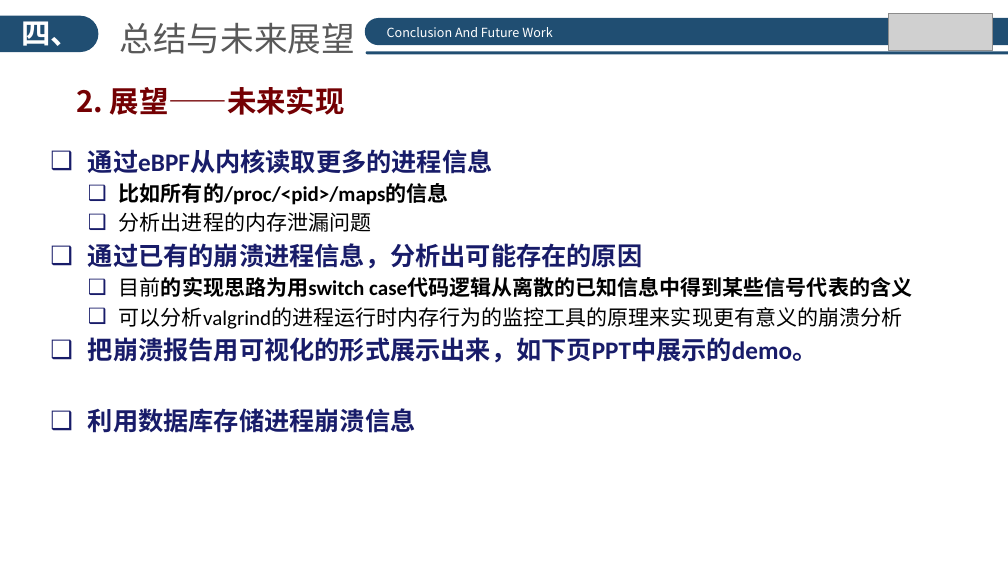
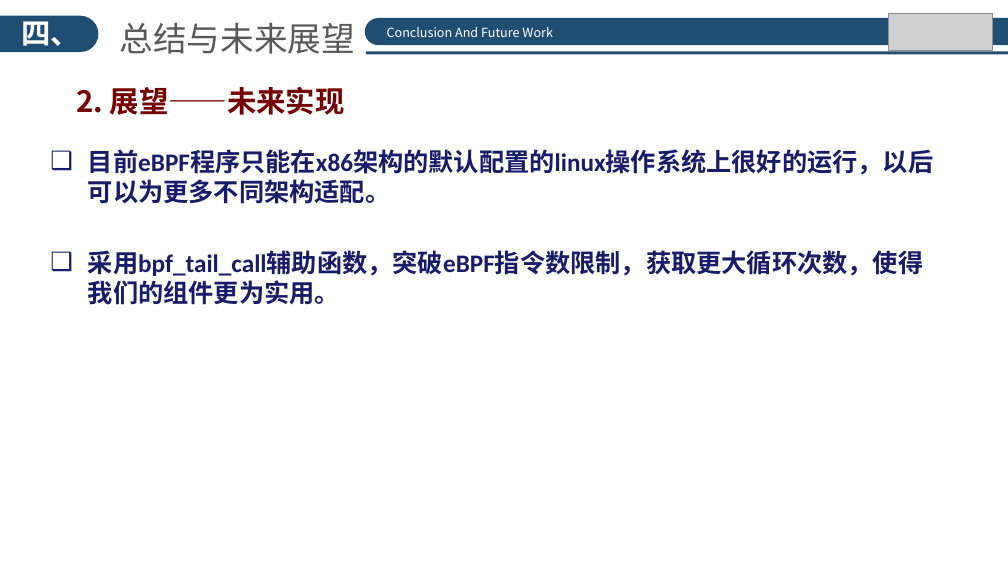
Before and after one commit to hrpccs/CrashCrawler, a slide deck: slide 25 of doc/Crashcrawler_SYSU.pptx (slide 23 before the commit). Drawn at 1008x567 pixels with LibreOffice and Linux fonts; fonts in the diff are those of the drawing; grey boxes stand for pictures; background and template pictures are left out. Boxes give left, top, right and bottom in pixels: in the first picture for what was removed or moved away, otherwise in the second. Text is boxed around its words. In the diff, an @@ line names an element or a change of style, - is before the commit and + after.

Commit message:
update PPT and doc

```diff
--- a/doc/Crashcrawler_SYSU.pptx
+++ b/doc/Crashcrawler_SYSU.pptx
@@ text at bbox=[88, 149, 934, 305]: text changed; size 20 to 24 pt; text colour #000000 to #181C69 @@
-❑ 通过eBPF从内核读取更多的进程信息
-  ❑ 比如所有的/proc/<pid>/maps的信息
-  ❑ 分析出进程的内存泄漏问题
-❑ 通过已有的崩溃进程信息，分析出可能存在的原因
-  ❑ 目前的实现思路为用switch case代码逻辑从离散的已知信息中得到某些信号代表的含义
-  ❑ 可以分析valgrind的进程运行时内存行为的监控工具的原理来实现更有意义的崩溃分析
-❑ 把崩溃报告用可视化的形式展示出来，如下页PPT中展示的demo。
-❑ 利用数据库存储进程崩溃信息
+❑ 目前eBPF程序只能在x86架构的默认配置的linux操作系统上很好的运行，以后可以为更多不同架构适配。
+❑ 采用bpf_tail_call辅助函数，突破eBPF指令数限制，获取更大循环次数，使得我们的组件更为实用。
```
Also in this commit, not shown: 4 other slides changed, 2 slides added, 1 slide removed, 2 other files.
